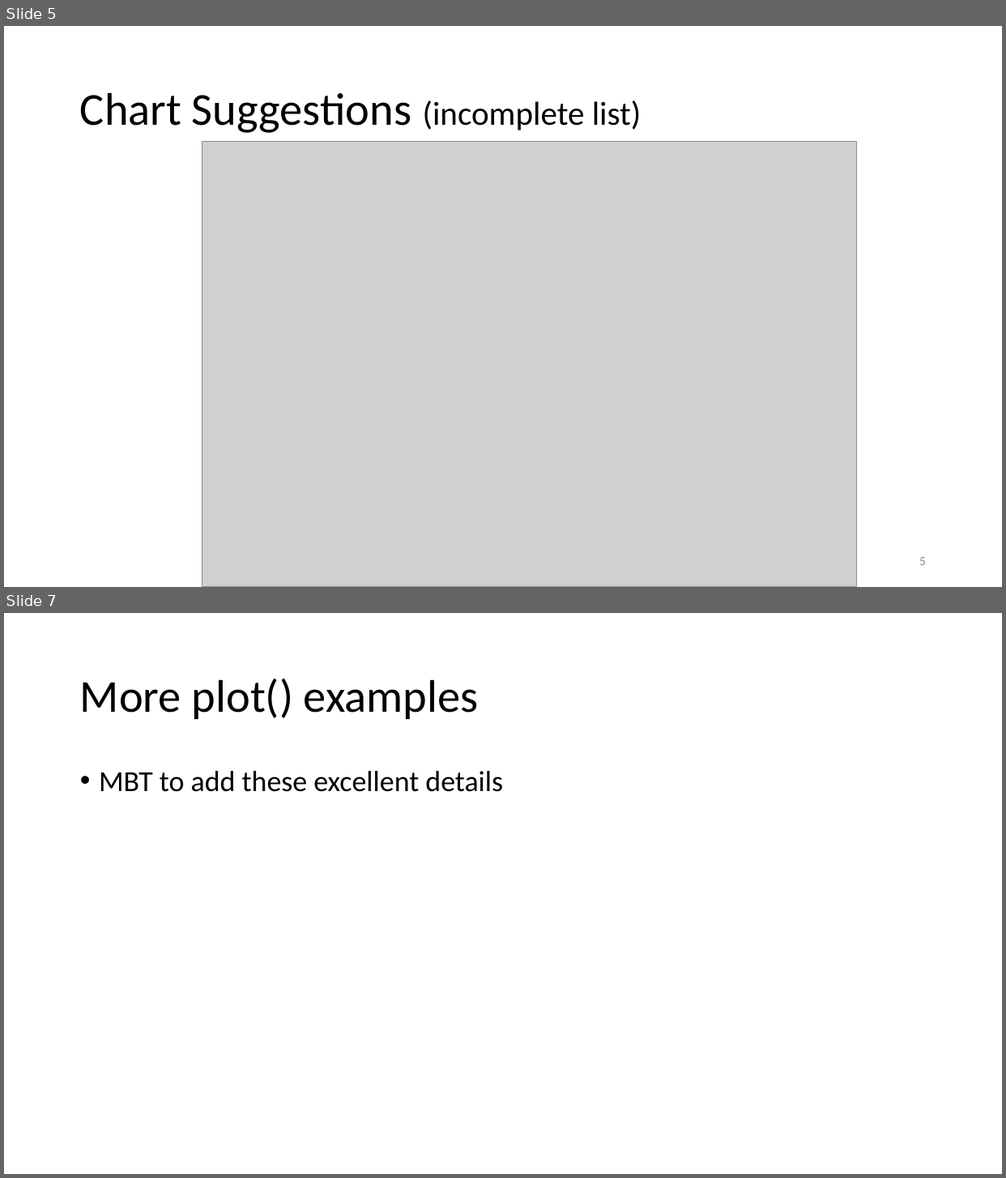
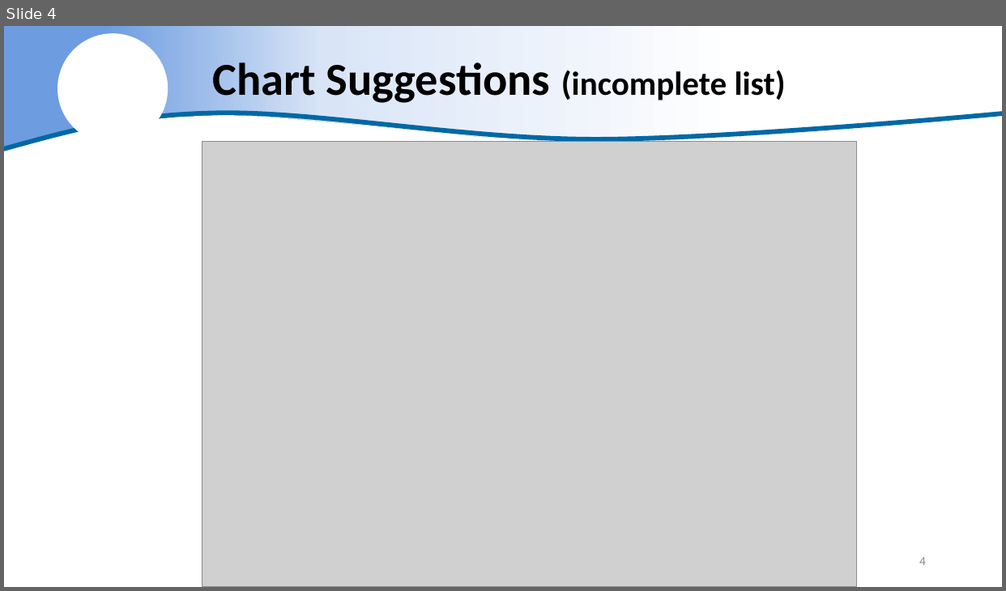
Before and after one commit to justinpriest/ADFG_R_Intro_Workshop, a slide deck: presentations/7 - Amazing Charts & How to Make Them.pptx. Shown one above the other, each under a label of ours: slides 5 and 7 before the commit, slide 4 after it; the slides between them are not shown. The pictures are 1006x1178 and 1006x591 pixels, drawn with LibreOffice and Linux fonts; fonts in the diff are those of the drawing; grey boxes stand for pictures; background and template pictures are left out. Boxes give left, top, right and bottom in pixels: in the first picture for what was removed or moved away, otherwise in the second. Text is boxed around its words. In the diff, an @@ line names an element or a change of style, - is before the commit and + after.

```diff
--- a/presentations/7 - Amazing Charts & How to Make Them.pptx
+++ b/presentations/7 - Amazing Charts & How to Make Them.pptx
@@ slide 7 removed at [4,613,1002,1174], background #FFFFFF @@
@@ title removed at [80,679,479,719] @@
-More plot() examples
@@ text removed at [99,771,503,792] @@
-• MBT to add these excellent details
@@ what was slide 5 is now slide 4 @@
@@ slide 4 changed as well @@
@@ freeform shape added at [4,26,1002,149], fill gradient #6D9CE1 to #D9E5F7 to #FFFFFF @@
@@ ellipse added at [58,33,168,143], fill #FFFFFF @@
@@ title "Chart Suggestions (incomplete list)": place and size @@
-title "Chart Suggestions (incomplete list)" at [80,92,641,133]
+title "Chart Suggestions (incomplete list)" at [212,62,786,103]
@@ title "Chart Suggestions (incomplete list)" at [212,62,786,103]: bold on @@
@@ freeform shape added at [4,113,1002,149], outline #DAE3F3 4.5 pt @@
@@ page number at [919,557,926,565]: text changed @@
-5
+4
```
Also in this commit, not shown: 27 other slides changed, 1 other slide removed, 8 other files.
